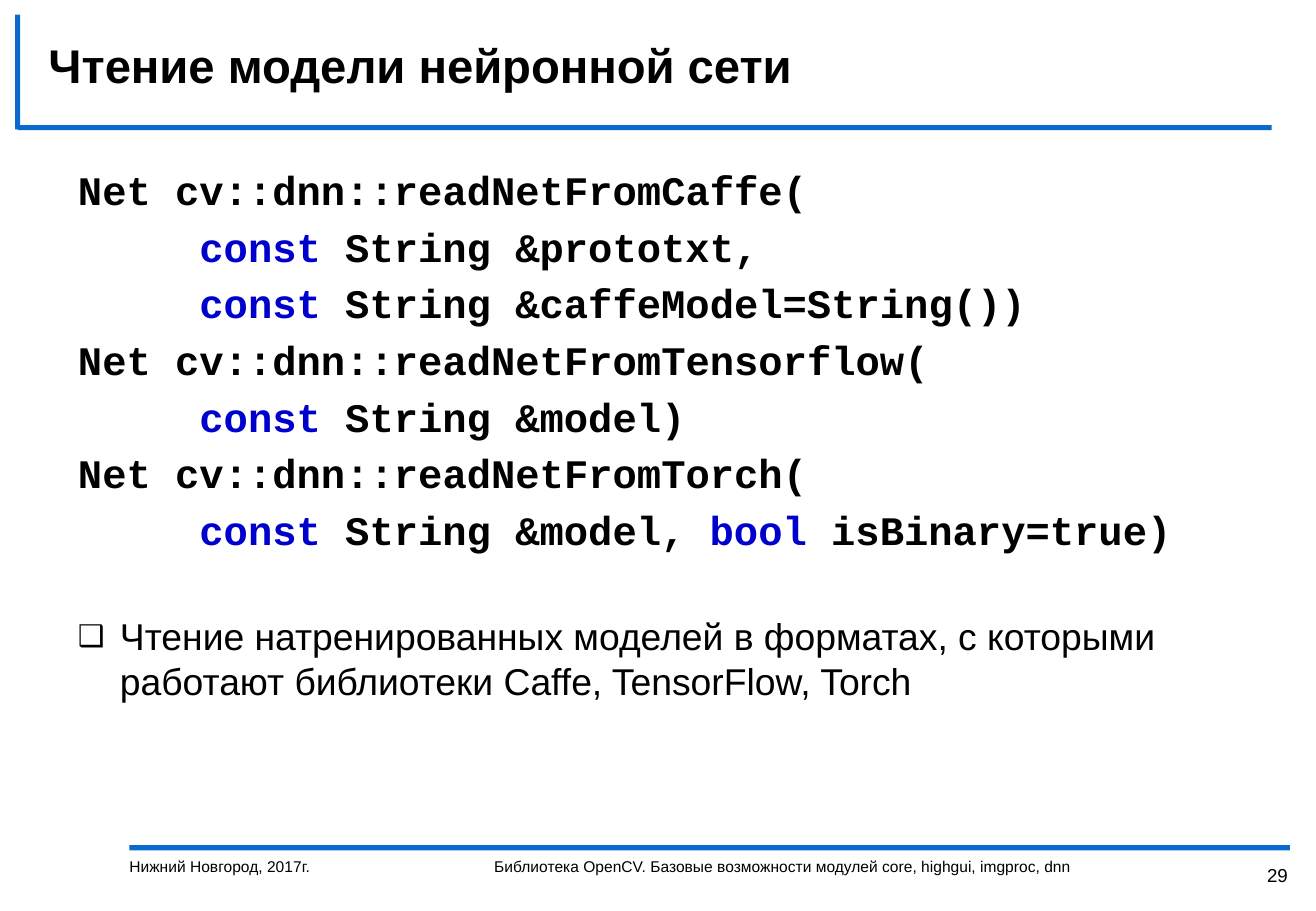
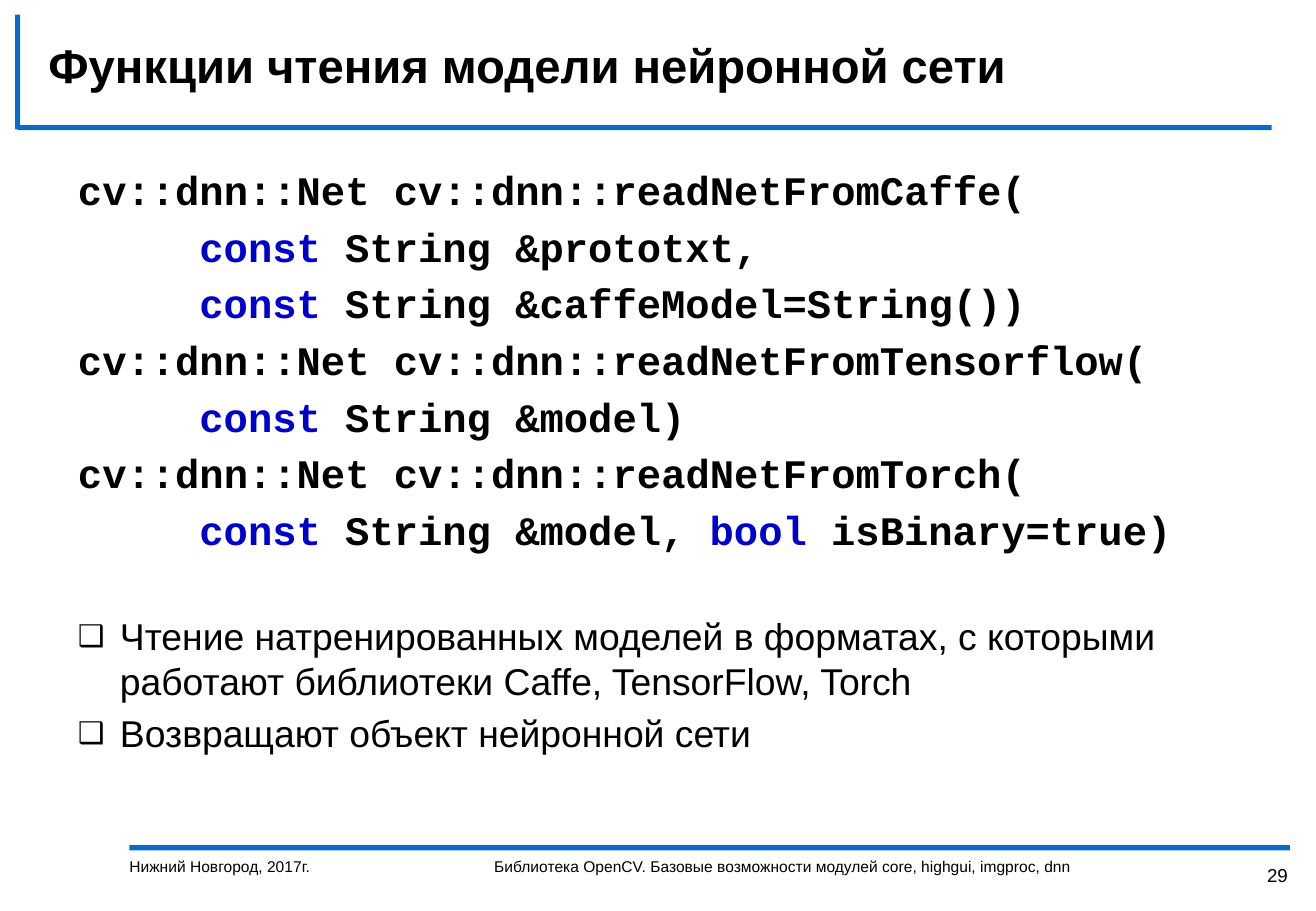
Before and after one commit to vJenny/opencv-dnn-practice, a slide deck: slide 29 of help/Introduction2OpenCV.pptx. Drawn at 1316x911 pixels with LibreOffice and Linux fonts; fonts in the diff are those of the drawing; background and template pictures are left out. Boxes give left, top, right and bottom in pixels: in the first picture for what was removed or moved away, otherwise in the second. Text is boxed around its words. In the diff, an @@ line names an element or a change of style, - is before the commit and + after.

Commit message:
Update lecture

```diff
--- a/help/Introduction2OpenCV.pptx
+++ b/help/Introduction2OpenCV.pptx
@@ title at bbox=[48, 48, 1006, 93]: text changed @@
-Чтение модели нейронной сети
+Функции чтения модели нейронной сети
@@ text at bbox=[78, 176, 1026, 214]: text changed @@
-Net cv::dnn::readNetFromCaffe(
+cv::dnn::Net cv::dnn::readNetFromCaffe(
@@ text at bbox=[78, 346, 1147, 384]: text changed @@
-Net cv::dnn::readNetFromTensorflow(
+cv::dnn::Net cv::dnn::readNetFromTensorflow(
@@ text at bbox=[78, 459, 1026, 497]: text changed @@
-Net cv::dnn::readNetFromTorch(
+cv::dnn::Net cv::dnn::readNetFromTorch(
@@ text at bbox=[120, 719, 751, 755]: paragraph added @@
+❑ Возвращают объект нейронной сети
```
Also in this commit, not shown: 3 other slides changed, 1 other file.
